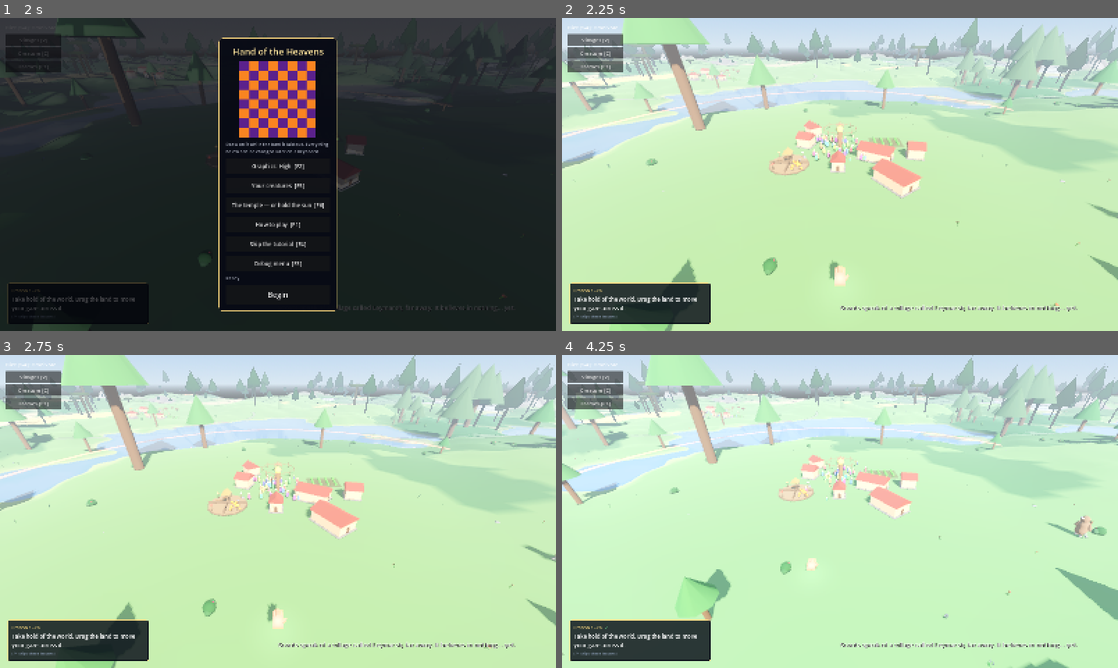
Above: before the commit, frames 1-4 (two rows, left to right).
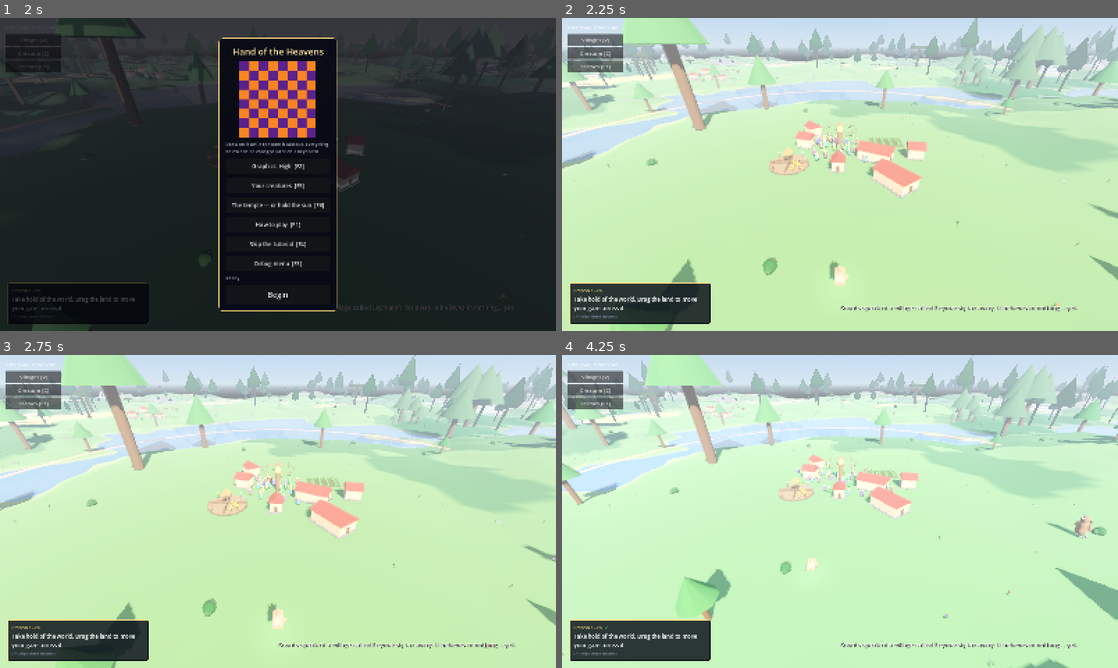
Above: after the commit, the same moments.

Repository: tjloman/tjloman
Game: Godot game, scene res://scenes/main.tscn
Same seed, same stepped clock (60 frames per second), same inputs: the game is played once before the commit and once after it.
Inputs (mouse positions are in pixels of both pictures, inside the frame that each line leads up to):
- Up to frame 1 (2 s): click (239, 183) at 0.52 s; type "Alex" at 0.6 s; click "Begin" at 1.25 s
- Up to frame 2 (2.25 s): click "Begin" at 2 s
- Up to frame 3 (2.75 s): no input
- Up to frame 4 (4.25 s): tap Enter at 2.75 s; move the mouse to (962, 495) at 2.77 s; hold Right 2.78-3.5 s; hold S (cam_back) 2.78-3.5 s; click (962, 495) at 2.92 s; drag from (728, 527) to (812, 574) at 3.52 s

Frame 1 is identical in both runs. In frame 2, 0.3% of the frame differs, in the area x 27-55%, y 17-47%; in frame 3, 0.3%; in frame 4, 0.3%.

Commit message:
A body is not a meal that runs out
Eating from a corpse takes nothing off it. One villager fills their
belly and the body is still lying in the grass, so the next one who has
run out of options comes and does the same, and a third joins them.
Nobody waits their turn and nobody is served, because nothing is being
handed out — which is exactly what lets three of them be down over the
same person at once.

It is asked about twice, on either side of the granary, and that is the
whole difference between appetite and desperation: before it for
somebody whose morality has gone under thirty, who is choosing this
while the store is full; after it for somebody starving, who is not
choosing anything. The two are the same act by two different people.

It is not the butcher's job, which is a different sentence: a butcher
takes the body away and leaves joints. This leaves everything where it
is, including the body, which goes on decaying on its own clock.

The eating code is lifted into VillagerFeeding — Villager has been
sitting on its 2500-line cap for weeks and there was no room for any of
this. Ninety lines moved and read as they always did; the body is the
new part.

AND THAT MOVE BROKE tools/stuck.py, which is the point of having it.
Every state's arm must reach a way out, and the way out of GO_EAT was in
a file the tool was no longer reading, so it called a healthy state a
dead end. It follows a delegation by Class.name now, and the list of
files it reads is a DIRECTORY rather than five paths somebody thought of
once — a list is exactly what failed. Checked both ways: it passes, and
it still catches GO_EAT when the exits are actually taken out.

tools/bundle.py grew three more statements — the body is not consumed,
nothing claims it so nobody queues for it, and the pose knows about it —
each broken on purpose first.

Co-Authored-By: Claude Opus 5 <noreply@anthropic.com>
Claude-Session: https://claude.ai/code/session_01NqBKfyc5c6bViy6kUi2S7P

Diff:
--- a/scripts/villager/villager.gd
+++ b/scripts/villager/villager.gd
@@ -188,6 +188,10 @@
 ## places with its neighbours forever.
 var _school_seat := 0
 var _target_corpse: Corpse = null
+## AND THE ONE THEY ARE EATING, which is a different sentence: a butcher
+## takes a body away, and this one leaves it exactly where it lies for
+## whoever comes next. See VillagerFeeding.
+var _feeding_on: Corpse = null
 var _target_tree: WildTree = null
 var _target_deposit: RockDeposit = null
 var _build_site: House = null
@@ -427,11 +431,11 @@
 			if Stroll.walk(self, delta):
 				_rethink()
 		State.GO_EAT:
-			_process_go_eat(delta)
+			VillagerFeeding.go(self, delta)
 		State.EATING:
 			if _wait(delta):
 				VillagerLook.stand_up(self)
-				_eat_meal()
+				VillagerFeeding.meal(self)
 				happiness = minf(happiness + 8.0, 100.0)
 				_rethink()
 		State.GO_SLEEP:
@@ -1070,7 +1074,7 @@
 	if energy < 20.0:
 		_go_sleep()
 		return
-	if hunger > 60.0 and _plan_eating():
+	if hunger > 60.0 and VillagerFeeding.plan(self):
 		return
 	# Night is for sleeping — though the well-rested potter about a while.
 	# A CHILD'S ENERGY ONLY EVER CLIMBS, so tiredness is a gate they never pass.
@@ -1386,7 +1390,7 @@
 	if village.nest != null and is_instance_valid(village.nest) and GameState.is_night():
 		scores["circle"] = 30.0
 	if village.diet == Village.Diet.CANNIBAL and store.meat_food < 4 \
-			and _will_eat_human_flesh() and watch.corpse != null:
+			and VillagerFeeding.will_eat_flesh(self) and watch.corpse != null:
 		scores["butcher"] = _wants(FOOD_CEIL + 6.0, want_food)
 	if eats_meat and store.meat_food < 5:
 		if abandoned and Workshop.any_meat(village):
@@ -1606,90 +1610,6 @@
 	return null
 
 
-## Good souls refuse human flesh — until they are starving.
-func _will_eat_human_flesh() -> bool:
-	return morality < 30.0 or hunger > STARVING_HUNGER
-
-
-## Eating --------------------------------------------------------------------
-
-func _plan_eating() -> bool:
-	_target_bush = null
-	_target_food = _nearest_edible_ground_food()
-	if _target_food != null:
-		state = State.GO_EAT
-		return true
-	for type in village.allowed_food_types():
-		if village.store.has(type):
-			_target_food = null
-			state = State.GO_EAT
-			_target = village.store.global_position
-			return true
-	# The granary is bare: go foraging in the wild like anyone's ancestors.
-	_target_bush = _nearest_forage_bush()
-	if _target_bush != null:
-		state = State.GO_EAT
-		return true
-	return false
-
-
-func _process_go_eat(delta: float) -> void:
-	if _target_bush != null:
-		if not is_instance_valid(_target_bush) or not _target_bush.has_berries():
-			_target_bush = null
-			_rethink()
-			return
-		if _move_toward(_target_bush.global_position, WALK_SPEED * _speed_factor(), delta):
-			if _target_bush.take_berry():
-				_dismount()
-				state = State.EATING
-				_action_time = 2.0
-			_target_bush = null
-		return
-	if _target_food != null:
-		if not is_instance_valid(_target_food) or _target_food.is_queued_for_deletion():
-			_target_food = null
-			_rethink()
-			return
-		_target = _target_food.global_position
-		if _move_toward(_target, WALK_SPEED * _speed_factor(), delta):
-			if _target_food.is_human_meat:
-				VillagerLook.gone_to_carrion(self)
-			# Keep the food (it may be a bundle) — EATING takes only as much
-			# as this belly needs, leaving the rest for the next hungry mouth.
-			_dismount()
-			state = State.EATING
-			_action_time = 2.0
-	else:
-		if _move_toward(_target, WALK_SPEED * _speed_factor(), delta):
-			_dismount()
-			for type in village.allowed_food_types():
-				if village.store.take(type, 1) > 0:
-					state = State.EATING
-					_action_time = 2.0
-					return
-			_rethink()
-
-
-## Consume the meal at hand. A ground bundle (_target_food) is eaten a mouthful
-## at a time — only as many units as this belly needs, leaving the rest of the
-## bundle on the ground for the next hungry villager. Bush berries and store
-## meals are already single servings, so they just top up hunger by one unit.
-func _eat_meal() -> void:
-	if _target_food != null and is_instance_valid(_target_food) \
-			and not _target_food.is_queued_for_deletion():
-		var need := clampi(int(ceil(hunger / FoodItem.NUTRITION)), 1, maxi(_target_food.count, 1))
-		hunger = maxf(hunger - need * FoodItem.NUTRITION, 0.0)
-		_target_food.count -= need
-		if _target_food.count <= 0:
-			_target_food.queue_free()
-		else:
-			_target_food.refresh_bundle()
-	else:
-		hunger = maxf(hunger - FoodItem.NUTRITION, 0.0)
-	_target_food = null
-
-
 ## Hauling -------------------------------------------------------------------
 
 ## Shoulder a gathered load and set off for the storehouse on foot. Nothing is
@@ -1805,27 +1725,6 @@
 		GameState.announce("%s is pulled out from under them, alive — barely."
 			% villager_name)
 	scare(global_position + Vector3(randf() - 0.5, 0, randf() - 0.5))
-
-
-## Target finding ------------------------------------------------------------
-
-func _nearest_edible_ground_food() -> FoodItem:
-	var allowed := village.allowed_food_types()
-	var best: FoodItem = null
-	var best_dist := INF
-	for f in get_tree().get_nodes_in_group("food"):
-		var food := f as FoodItem
-		if not is_instance_valid(food) or food.is_queued_for_deletion():
-			continue
-		if not allowed.has(food.food_type):
-			continue
-		if food.is_human_meat and not _will_eat_human_flesh():
-			continue
-		var d := global_position.distance_to(food.global_position)
-		if d < best_dist and d < village.influence_radius * 1.5:
-			best_dist = d
-			best = food
-	return best
 
 
 ## A dry spot right at the water's edge, or INF if no shore is in reach.
--- /dev/null
+++ b/scripts/villager/villager_feeding.gd
@@ -0,0 +1,193 @@
+class_name VillagerFeeding
+extends RefCounted
+## WHERE THE NEXT MEAL COMES FROM, and what it costs to take it.
+##
+## Lifted out of Villager, which lives permanently on its line cap, and which
+## had no room left for the one thing this file is actually about.
+##
+## There are five places a villager can eat, and they are asked about in an
+## order that is itself the character of the town:
+##
+##   1. FOOD ON THE GROUND. A bundle somebody dropped, or a god did.
+##   2. A BODY, if they would rather. See `_a_body` — this one comes before the
+##      granary for the wicked and after it for the starving, which is the
+##      whole difference between appetite and desperation.
+##   3. THE GRANARY, which is what a village is for.
+##   4. A BODY, if there is nothing else left.
+##   5. A BUSH, foraging like anyone's ancestors.
+##
+## Most of this is moved code and reads as it always did. The body is new.
+
+## HOW WICKED IS WICKED ENOUGH. Below this a villager will eat human flesh
+## because they would rather; above it, only when starving. One number, read in
+## both places that ask, so "would they?" and "would they FIRST?" can never
+## drift apart.
+const WICKED := 30.0
+## WHAT A BODY IS WORTH. All of it: a grown person is a great deal more meat
+## than one belly can hold, and the point of the mechanic is not the arithmetic.
+const BODY_FILLS := 0.0
+
+
+## Good souls refuse human flesh — until they are starving.
+static func will_eat_flesh(who: Villager) -> bool:
+	return who.morality < WICKED or who.hunger > Villager.STARVING_HUNGER
+
+
+## WHOSE BODY THEY WILL EAT, AND WHY IT IS STILL THERE AFTERWARDS.
+##
+## Eating from a corpse does not consume it. One villager fills their belly and
+## the body is still lying in the grass, so the next one who has run out of
+## options comes and does the same, and a third joins them. Nobody waits their
+## turn and nobody is served: there is nothing being handed out and nothing
+## being taken away, which is exactly why several of them can be down over the
+## same person at once.
+##
+## That is the darkest thing in this game and it is dark in the right way — not
+## a special event, not a cutscene, just three people who each separately
+## decided that this is what they are doing now.
+##
+## It is NOT the butcher's job, which is a different sentence: a butcher takes
+## the body away and leaves joints. This leaves everything where it is.
+static func _a_body(who: Villager) -> Corpse:
+	if not will_eat_flesh(who):
+		return null
+	return who._nearest_corpse()
+
+
+## Choose a meal. False when there is nothing anywhere, which is what a famine
+## actually is.
+static func plan(who: Villager) -> bool:
+	who._target_bush = null
+	who._feeding_on = null
+	who._target_food = _ground_food(who)
+	if who._target_food != null:
+		who.state = Villager.State.GO_EAT
+		return true
+	# BEFORE THE GRANARY, for somebody who would rather. A villager this far
+	# gone is not choosing the body because there is nothing else; the granary
+	# may be full. They are choosing it.
+	var body := _a_body(who)
+	if body != null and who.morality < WICKED:
+		return _go_to(who, body)
+	for type: FoodItem.FoodType in who.village.allowed_food_types():
+		if who.village.store.has(type):
+			who._target_food = null
+			who.state = Villager.State.GO_EAT
+			who._target = who.village.store.global_position
+			return true
+	# And after it, for somebody who has nothing else. The same act, and a
+	# different person doing it.
+	if body != null:
+		return _go_to(who, body)
+	# The granary is bare: go foraging in the wild like anyone's ancestors.
+	who._target_bush = who._nearest_forage_bush()
+	if who._target_bush != null:
+		who.state = Villager.State.GO_EAT
+		return true
+	return false
+
+
+static func _go_to(who: Villager, body: Corpse) -> bool:
+	who._feeding_on = body
+	who.state = Villager.State.GO_EAT
+	who._target = body.global_position
+	return true
+
+
+## Walk to whatever was chosen, and start on it when it is underfoot.
+static func go(who: Villager, delta: float) -> void:
+	var pace := Villager.WALK_SPEED * who._speed_factor()
+	if who._target_bush != null:
+		if not is_instance_valid(who._target_bush) or not who._target_bush.has_berries():
+			who._target_bush = null
+			who._rethink()
+			return
+		if who._move_toward(who._target_bush.global_position, pace, delta):
+			if who._target_bush.take_berry():
+				who._dismount()
+				who.state = Villager.State.EATING
+				who._action_time = 2.0
+			who._target_bush = null
+		return
+	if who._feeding_on != null:
+		if not is_instance_valid(who._feeding_on) \
+				or who._feeding_on.is_queued_for_deletion():
+			who._feeding_on = null
+			who._rethink()
+			return
+		who._target = who._feeding_on.global_position
+		if who._move_toward(who._target, pace, delta):
+			who._dismount()
+			VillagerLook.gone_to_carrion(who)
+			who.state = Villager.State.EATING
+			who._action_time = 2.0
+		return
+	if who._target_food != null:
+		if not is_instance_valid(who._target_food) or who._target_food.is_queued_for_deletion():
+			who._target_food = null
+			who._rethink()
+			return
+		who._target = who._target_food.global_position
+		if who._move_toward(who._target, pace, delta):
+			if who._target_food.is_human_meat:
+				VillagerLook.gone_to_carrion(who)
+			# Keep the food (it may be a bundle) — EATING takes only as much
+			# as this belly needs, leaving the rest for the next hungry mouth.
+			who._dismount()
+			who.state = Villager.State.EATING
+			who._action_time = 2.0
+		return
+	if who._move_toward(who._target, pace, delta):
+		who._dismount()
+		for type: FoodItem.FoodType in who.village.allowed_food_types():
+			if who.village.store.take(type, 1) > 0:
+				who.state = Villager.State.EATING
+				who._action_time = 2.0
+				return
+		who._rethink()
+
+
+## Consume the meal at hand. A ground bundle is eaten a mouthful at a time —
+## only as many units as this belly needs, leaving the rest of the bundle on the
+## ground for the next hungry villager. Bush berries and store meals are already
+## single servings, so they just top up hunger by one unit.
+##
+## AND A BODY IS NOT CONSUMED AT ALL. Nothing is taken off it, nothing is used
+## up, and it lies there afterwards exactly as it lay before — see `_a_body`.
+static func meal(who: Villager) -> void:
+	if who._feeding_on != null:
+		who.hunger = BODY_FILLS
+		who._feeding_on = null
+		return
+	if who._target_food != null and is_instance_valid(who._target_food) \
+			and not who._target_food.is_queued_for_deletion():
+		var need := clampi(int(ceil(who.hunger / FoodItem.NUTRITION)), 1,
+			maxi(who._target_food.count, 1))
+		who.hunger = maxf(who.hunger - need * FoodItem.NUTRITION, 0.0)
+		who._target_food.count -= need
+		if who._target_food.count <= 0:
+			who._target_food.queue_free()
+		else:
+			who._target_food.refresh_bundle()
+	else:
+		who.hunger = maxf(who.hunger - FoodItem.NUTRITION, 0.0)
+	who._target_food = null
+
+
+static func _ground_food(who: Villager) -> FoodItem:
+	var allowed := who.village.allowed_food_types()
+	var best: FoodItem = null
+	var best_dist := INF
+	for f in who.get_tree().get_nodes_in_group("food"):
+		var food := f as FoodItem
+		if not is_instance_valid(food) or food.is_queued_for_deletion():
+			continue
+		if not allowed.has(food.food_type):
+			continue
+		if food.is_human_meat and not will_eat_flesh(who):
+			continue
+		var d := who.global_position.distance_to(food.global_position)
+		if d < best_dist and d < who.village.influence_radius * 1.5:
+			best_dist = d
+			best = food
+	return best
--- a/scripts/villager/villager_look.gd
+++ b/scripts/villager/villager_look.gd
@@ -120,6 +120,8 @@
 ## IS THIS ONE DOWN OVER A BODY? Asked of what they are actually eating rather
 ## than of a flag, so there is nothing to keep in step and nothing to leave set.
 static func eating_a_person(who: Villager) -> bool:
+	if who._feeding_on != null and is_instance_valid(who._feeding_on):
+		return true
 	var meal := who._target_food
 	return meal != null and is_instance_valid(meal) and meal.is_human_meat
 
Not shown, changed: tools/bundle.py
Not shown, changed: tools/stuck.py
